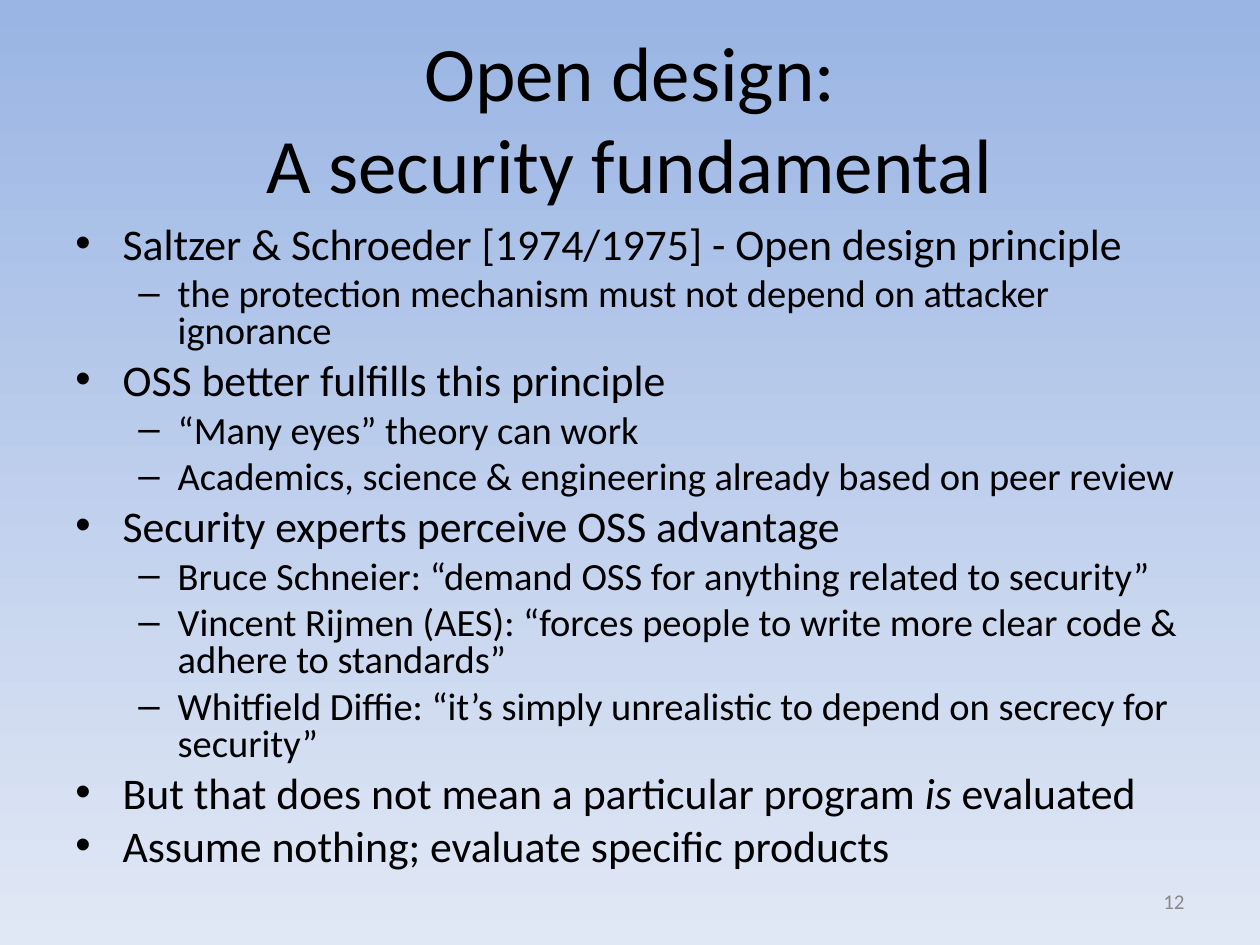
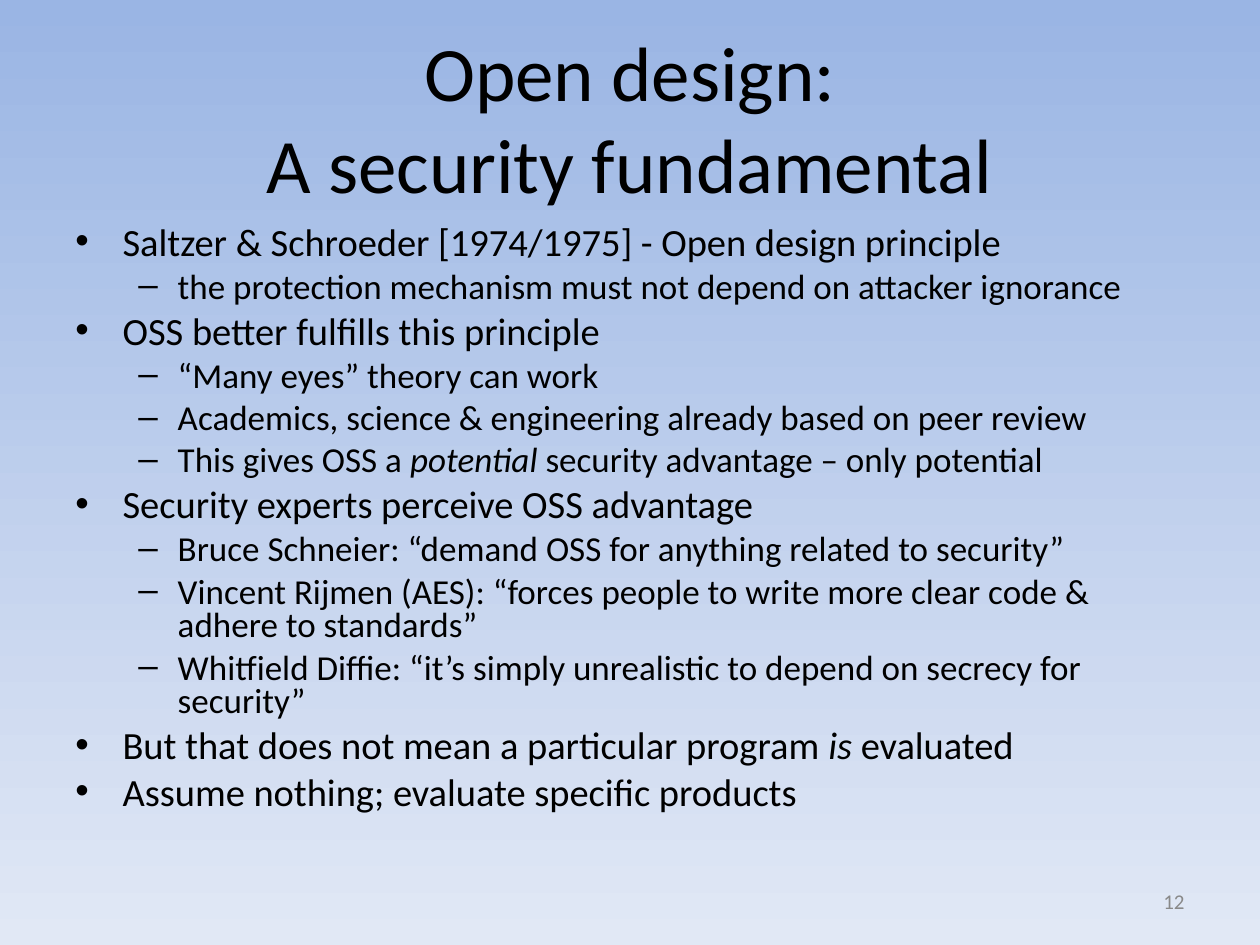
Before and after one commit to david-a-wheeler/david-a-wheeler.github.io, a slide deck: slide 12 of secure-class/presentations/Secure-Software-10-OSS.ppt. Drawn at 1260x945 pixels with LibreOffice and Linux fonts; fonts in the diff are those of the drawing. Boxes give left, top, right and bottom in pixels: in the first picture for what was removed or moved away, otherwise in the second. Text is boxed around its words. In the diff, an @@ line names an element or a change of style, - is before the commit and + after.

```diff
--- a/secure-class/presentations/Secure-Software-10-OSS.ppt
+++ b/secure-class/presentations/Secure-Software-10-OSS.ppt
@@ text at (123,228,1120,813): size 25 to 22 pt in "Saltzer & Schroeder [1974/1975] - Open design ...", "OSS better fulfills this principle", "Security experts perceive OSS advantage", "But that does not mean a particular ..." and 1 more places; size 22 to 20 pt in "the protection mechanism must not depend on ...", "“Many eyes” theory can work", "Academics, science & engineering already based on ...", "Bruce Schneier: “demand OSS for anything related ..." and 2 more places @@
@@ text at (178,447,1043,478): paragraph added @@
+  – This gives OSS a potential security advantage – only potential
```
Also in this commit, not shown: 2 other slides changed, 5 other files.
